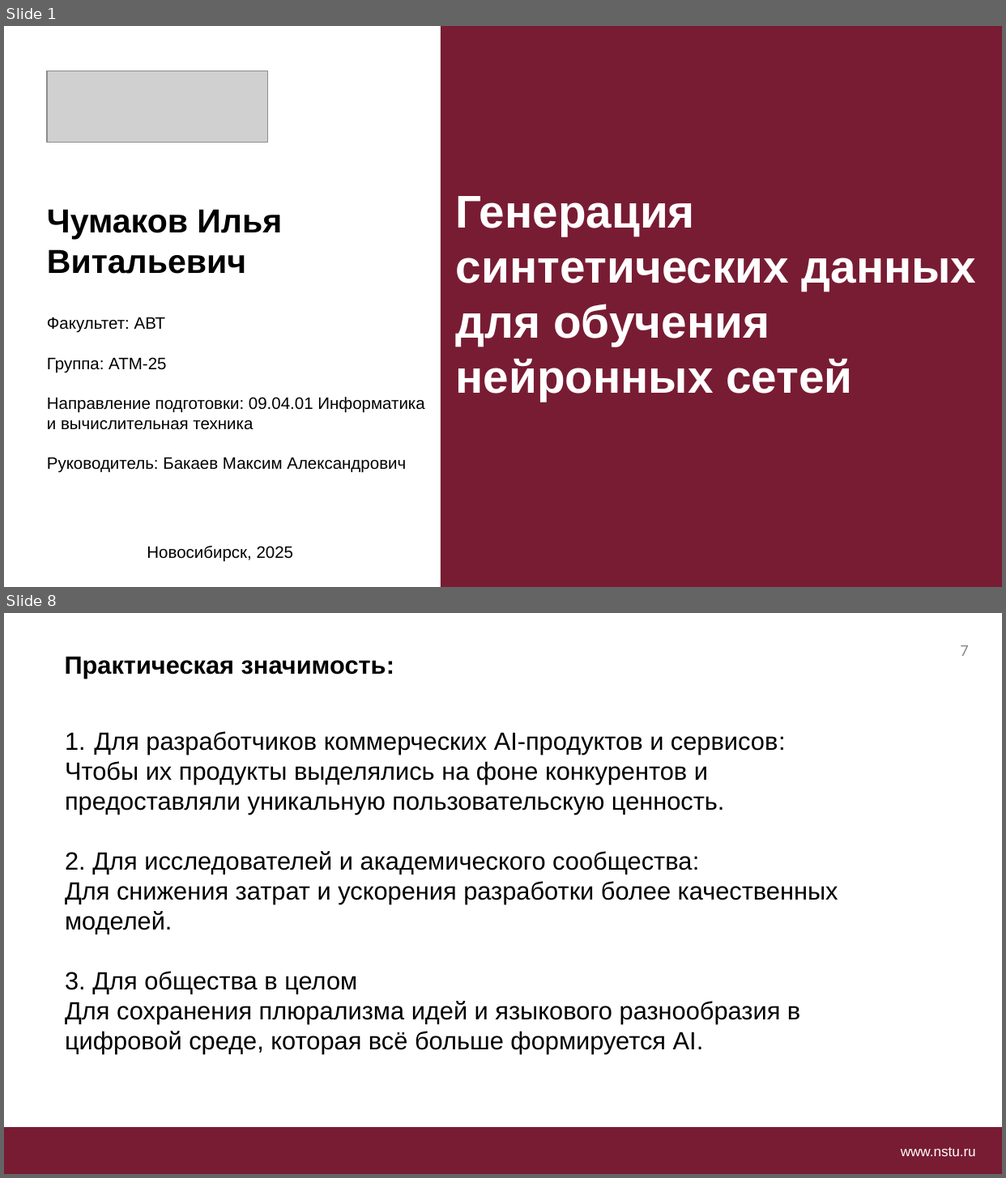
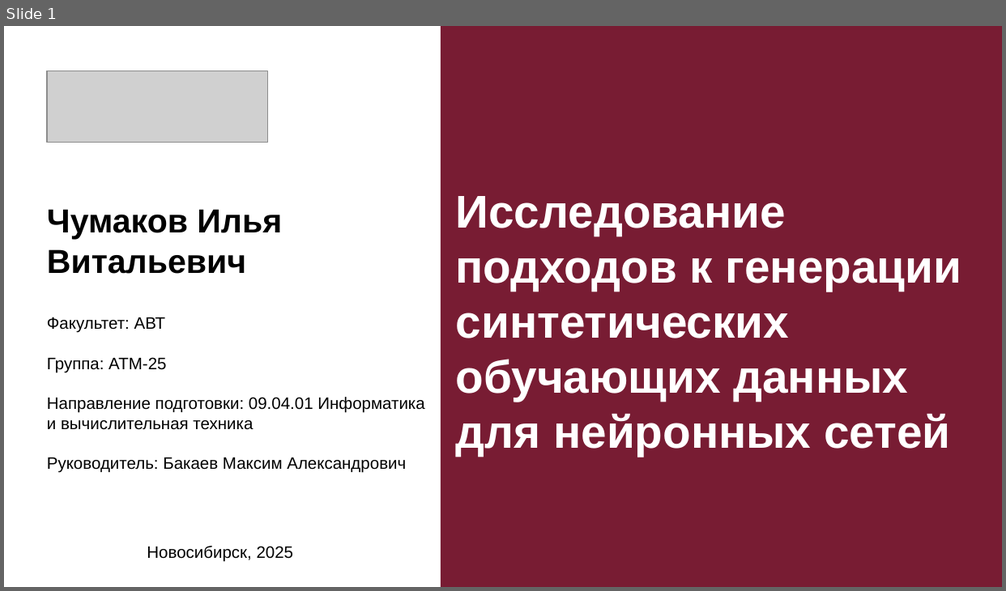
Before and after one commit to LimeShot/NSTU, a slide deck: SM/Чумаков (1).pptm. Shown one above the other, each under a label of ours: slides 1 and 8 before the commit, slide 1 after it; the slides between them are not shown. The pictures are 1006x1178 and 1006x591 pixels, drawn with LibreOffice and Linux fonts; fonts in the diff are those of the drawing; grey boxes stand for pictures; background and template pictures are left out. Boxes give left, top, right and bottom in pixels: in the first picture for what was removed or moved away, otherwise in the second. Text is boxed around its words. In the diff, an @@ line names an element or a change of style, - is before the commit and + after.

```diff
--- a/SM/Чумаков (1).pptm
+++ b/SM/Чумаков (1).pptm
@@ slide 8 removed at (4, 613, 1002, 1174), background #FFFFFF; not listed: 1 template element that a slide beside it also shows @@
@@ text removed at (65, 656, 394, 678) @@
-Практическая значимость:
@@ text removed at (960, 645, 968, 656) @@
-7
@@ text removed at (65, 731, 838, 1054) @@
-1. Для разработчиков коммерческих AI-продуктов и сервисов:
-Чтобы их продукты выделялись на фоне конкурентов и предоставляли уникальную пользовательскую ценность.
-2. Для исследователей и академического сообщества:
-Для снижения затрат и ускорения разработки более качественных моделей.
-3. Для общества в целом
-Для сохранения плюрализма идей и языкового разнообразия в цифровой среде, которая всё больше формируется AI.
@@ text removed at (901, 1148, 976, 1157) @@
-www.nstu.ru
@@ slide 1 changed as well @@
@@ text at (456, 196, 961, 456): text changed @@
-Генерация синтетических данных для обучения нейронных сетей
+Исследование подходов к генерации синтетических обучающих данных для нейронных сетей
```
Also in this commit, not shown: 3 other slides changed, 2 slides added, 3 other slides removed, 45 other files.
